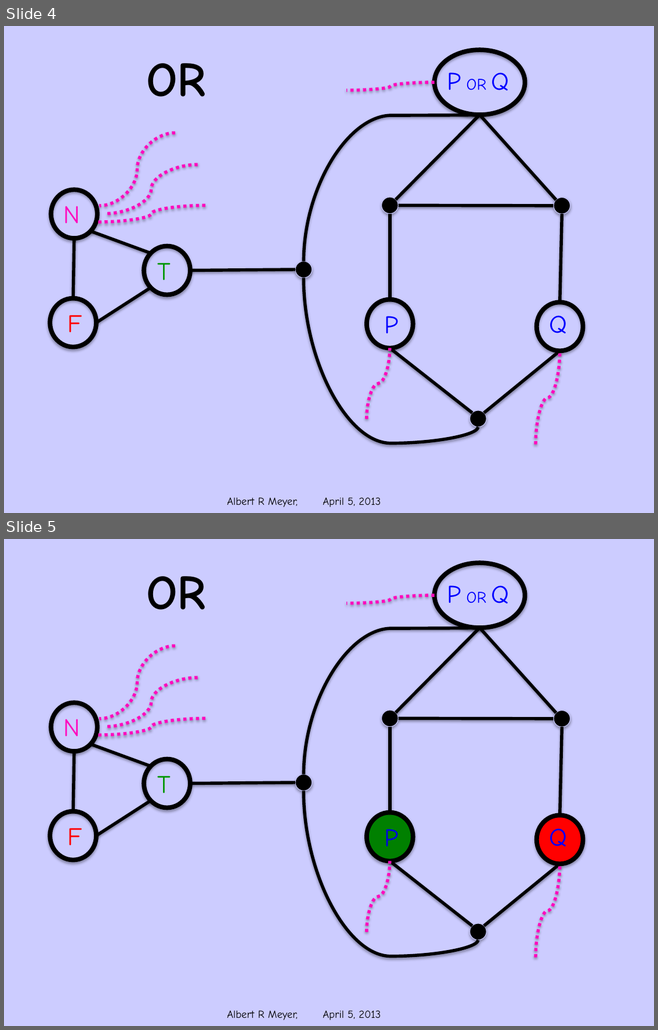
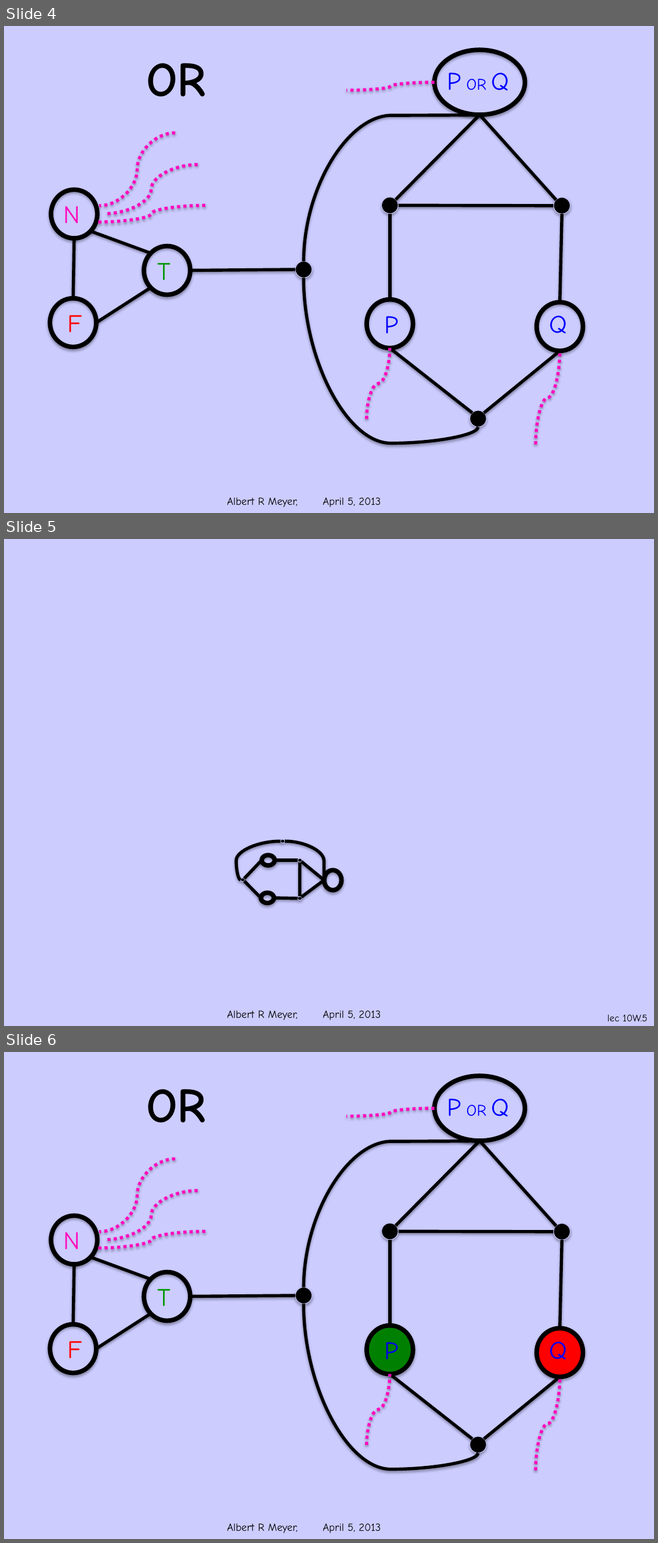
Before and after one commit to armeyer/mcs_web, a slide deck: spring13/slides13/3colorSAT.pptx. Shown one above the other, each under a label of ours: slides 4 and 5 before the commit, slides 4, 5 and 6 after it. The pictures are 658x1030 and 658x1543 pixels, drawn with LibreOffice and Linux fonts; fonts in the diff are those of the drawing; background and template pictures are left out. Boxes give left, top, right and bottom in pixels: in the first picture for what was removed or moved away, otherwise in the second. Text is boxed around its words. In the diff, an @@ line names an element or a change of style, - is before the commit and + after.

```diff
--- a/spring13/slides13/3colorSAT.pptx
+++ b/spring13/slides13/3colorSAT.pptx
@@ slide 5 added at (x1=4, y1=539, x2=654, y2=1026), background #CCCCFF; not listed: 1 template element that a slide beside it also shows @@
@@ group added at (x1=236, y1=839, x2=341, y2=903): 7 lines, 7 ellipses, 2 curved lines @@
@@ page number added at (x1=607, y1=1015, x2=647, y2=1022), 11 pt, text #000000 @@
+lec 10W.5
@@ what was slide 5 is now slide 6 @@
```
Also in this commit, not shown: 3 slides changed, 1 other slide added.
